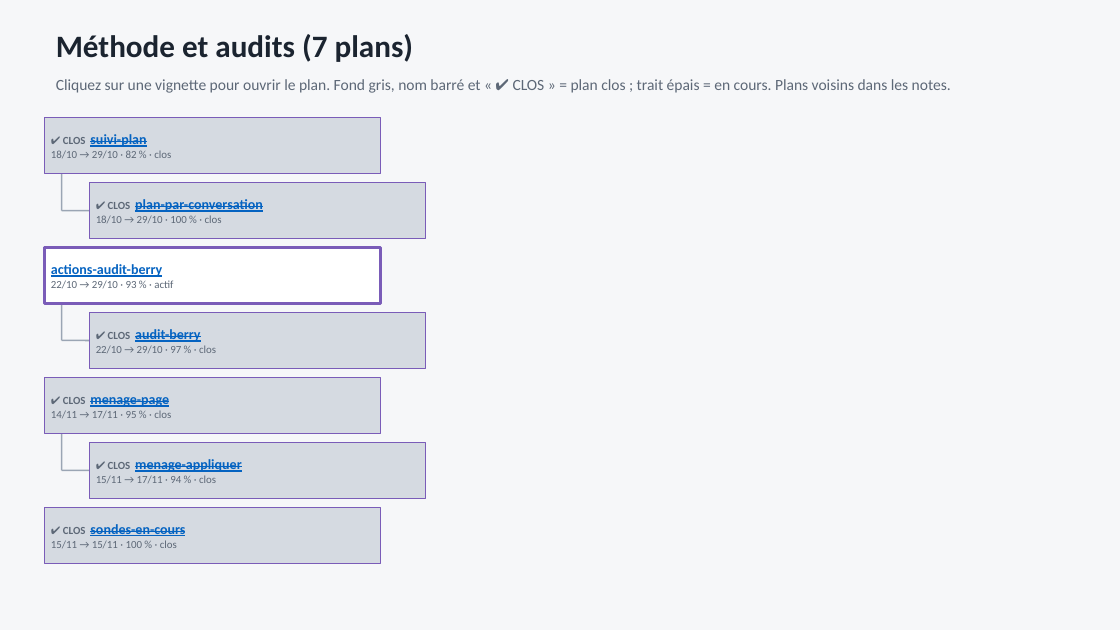
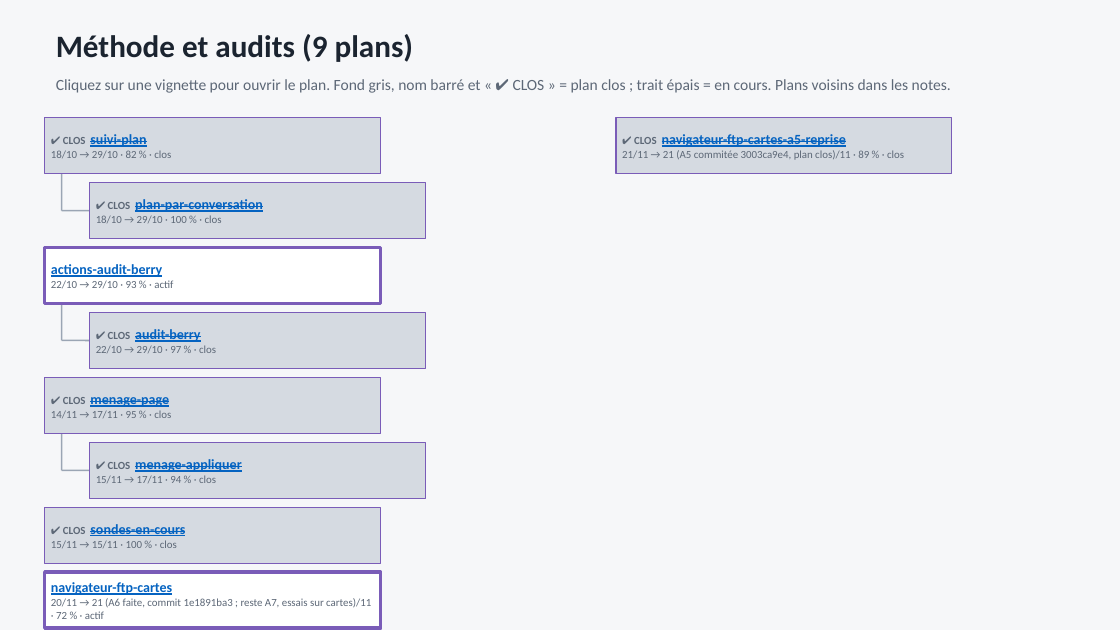
Before and after one commit to fdaubercy/Tasmota, a slide deck: slide 3 of outils_docs/organigramme_plans/organigramme-plans.pptx. Drawn at 1120x630 pixels with LibreOffice and Linux fonts; fonts in the diff are those of the drawing. Boxes give left, top, right and bottom in pixels: in the first picture for what was removed or moved away, otherwise in the second. Text is boxed around its words. In the diff, an @@ line names an element or a change of style, - is before the commit and + after.

Commit message:
docs(plans): plan plan-maison-echelle, liens des plans, organigramme et lecon
Nouveau plan plan-maison-echelle et fiche des mesures a saisir (plan de la
maison), liens ajoutes dans plan-maison et voie-reseau-ethernet, index
tasks/README et organigramme des plans regeneres, lecon du 2026-11-21 sur le
faux caractere de controle des persist.

```diff
--- a/outils_docs/organigramme_plans/organigramme-plans.pptx
+++ b/outils_docs/organigramme_plans/organigramme-plans.pptx
@@ text at box(56, 34, 414, 62): text changed @@
-Méthode et audits (7 plans)
+Méthode et audits (9 plans)
@@ rectangle added at box(616, 118, 952, 174), fill #D5DAE1, outline #7A5CB8 0.75 pt, 7 pt, text #5D6877 @@
+✔ CLOS navigateur-ftp-cartes-a5-reprise
+21/11 → 21 (A5 commitée 3003ca9e4, plan clos)/11 · 89 % · clos
@@ rectangle added at box(45, 572, 381, 628), fill #FFFFFF, outline #7A5CB8 2.25 pt, 7 pt, text #5D6877 @@
+navigateur-ftp-cartes
+20/11 → 21 (A6 faite, commit 1e1891ba3 ; reste A7, essais sur cartes)/11 · 72 % · actif
```
Also in this commit, not shown: 2 other slides changed, 8 other files.
